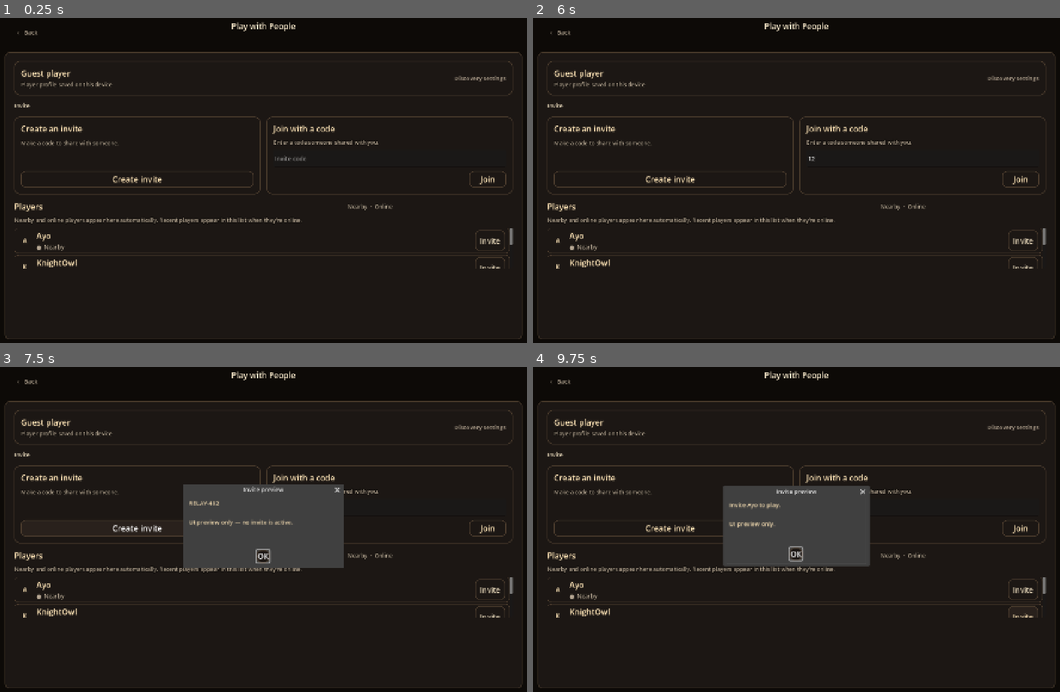
Above: before the commit, frames 1-4 (two rows, left to right).
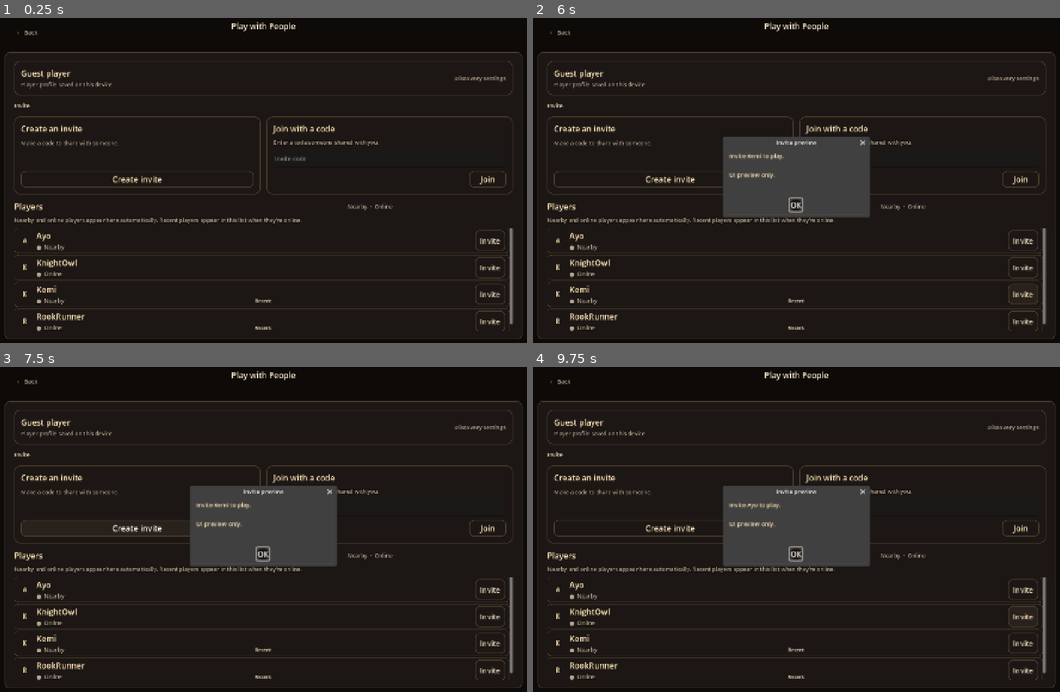
Above: after the commit, the same moments.

Repository: shedrackgodstime/chess-relay
Game: Godot game, scene res://src/ui/screens/multiplayer_hub/multiplayer_hub_screen.tscn
Two runs of this game, one before a commit and one after it. Both use one fixed random seed, a clock stepped at 60 frames per second and the inputs below. This scene is started directly instead of the project's main scene.
Inputs (mouse positions are in pixels of both pictures, inside the frame that each line leads up to):
- Up to frame 1 (0.25 s): no input
- Up to frame 2 (6 s): click (922, 157) at 0.52 s; type "12" at 0.6 s; click "Create invite" at 1.25 s; click "OK" at 2 s; click "Invite" at 2.75 s; click "OK" at 3.5 s; click "Invite" at 4.25 s; click "OK" at 5 s; click "Invite" at 5.75 s
- Up to frame 3 (7.5 s): click "Invite" at 6.5 s; click "Create invite" at 7.25 s
- Up to frame 4 (9.75 s): click "OK" at 8 s; click "Invite" at 8.75 s; click "Invite" at 9.5 s

The runs differ from the first frame. In frame 1, 0.9% of the frame differs, in the area x 2-98%, y 69-97%; in frame 2, 7.7%, in the area x 2-98%, y 36-97%; in frame 3, 2.3%; in frame 4, 1.0%.

Commit message:
checkpoint

Diff:
--- a/src/ui/screens/multiplayer_hub/multiplayer_hub_screen.gd
+++ b/src/ui/screens/multiplayer_hub/multiplayer_hub_screen.gd
@@ -139,6 +139,7 @@
 
 func _build_players_section() -> VBoxContainer:
 	var section := VBoxContainer.new()
+	section.size_flags_vertical = Control.SIZE_EXPAND_FILL
 	section.add_theme_constant_override("separation", 10)
 	var heading := HBoxContainer.new()
 	heading.add_child(_label("Players", "SetupParticipantName"))
@@ -157,10 +158,14 @@
 	_player_list.custom_minimum_size.y = 110
 	_player_list.horizontal_scroll_mode = ScrollContainer.SCROLL_MODE_DISABLED
 	section.add_child(_player_list)
+	var list_inset := MarginContainer.new()
+	list_inset.size_flags_horizontal = Control.SIZE_EXPAND_FILL
+	list_inset.add_theme_constant_override("margin_bottom", 10)
+	_player_list.add_child(list_inset)
 	var list := VBoxContainer.new()
 	list.size_flags_horizontal = Control.SIZE_EXPAND_FILL
 	list.add_theme_constant_override("separation", 4)
-	_player_list.add_child(list)
+	list_inset.add_child(list)
 	list.add_child(_build_mock_player_row("Ayo", "Nearby", false))
 	list.add_child(_build_mock_player_row("KnightOwl", "Online", false))
 	list.add_child(_build_mock_player_row("Kemi", "Nearby", true))
